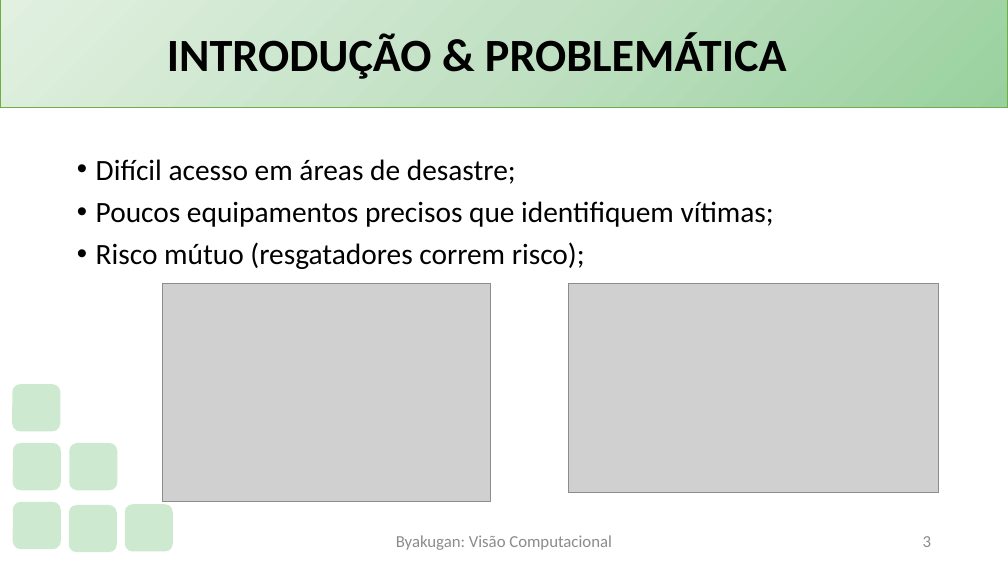
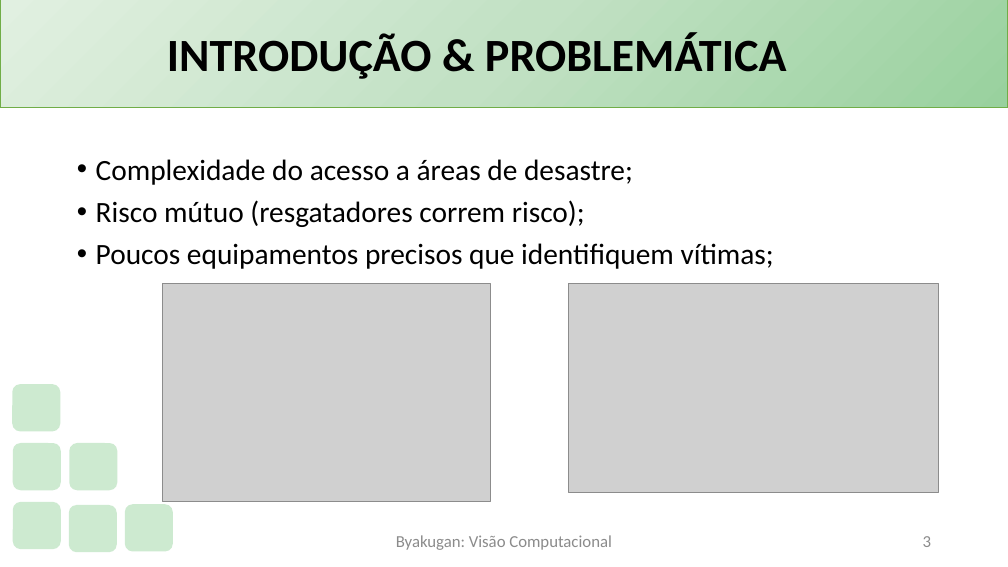
Before and after one commit to PauloVLB/Projeto_Integrador, a slide deck: slide 3 of Slide.pptx. Drawn at 1008x567 pixels with LibreOffice and Linux fonts; fonts in the diff are those of the drawing; grey boxes stand for pictures; background and template pictures are left out. Boxes give left, top, right and bottom in pixels: in the first picture for what was removed or moved away, otherwise in the second. Text is boxed around its words. In the diff, an @@ line names an element or a change of style, - is before the commit and + after.

```diff
--- a/Slide.pptx
+++ b/Slide.pptx
@@ text at bbox=[96, 159, 633, 227]: text changed @@
-• Difícil acesso em áreas de desastre;
+• Complexidade do acesso a áreas de desastre;
+• Risco mútuo (resgatadores correm risco);
@@ text at bbox=[96, 242, 585, 269]: paragraph removed @@
-• Risco mútuo (resgatadores correm risco);
```
Also in this commit, not shown: 5 other slides changed, 1 other file.
